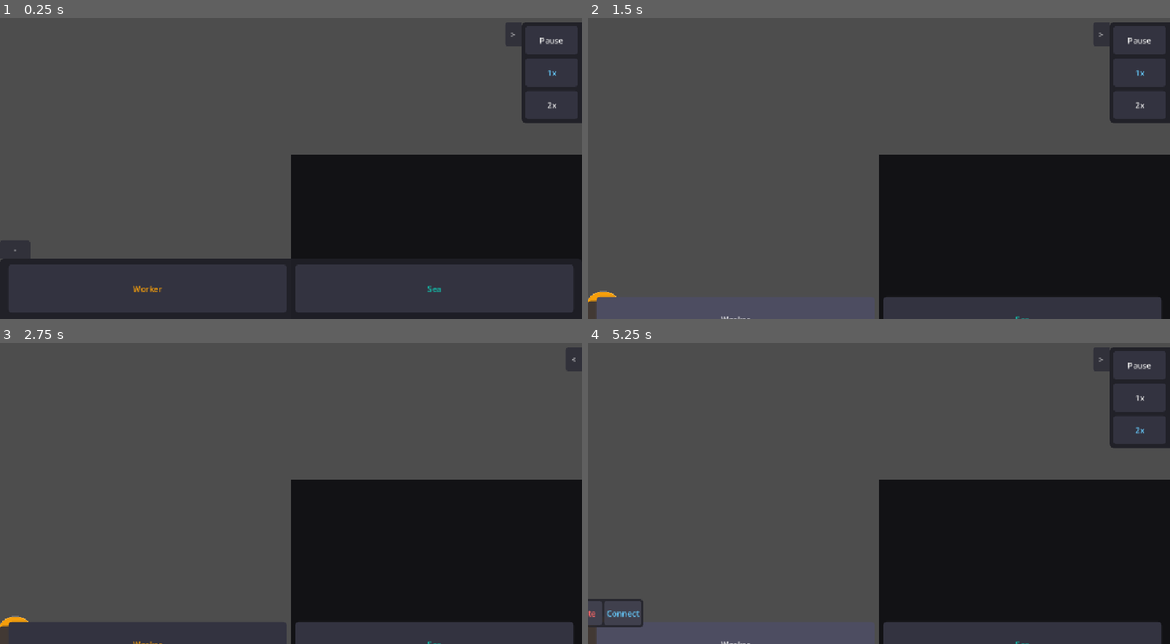
Above: before the commit, frames 1-4 (two rows, left to right).
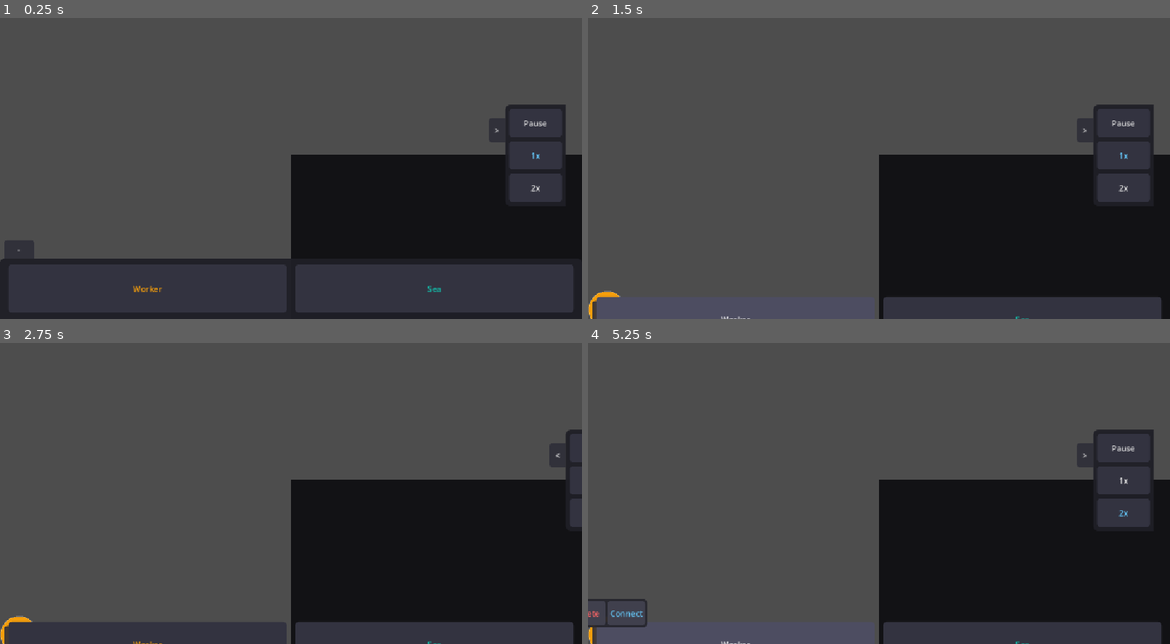
Above: after the commit, the same moments.

Repository: grigorysolomatov/hermes-graph-game-godot
Game: Godot game, scene res://root.tscn
Same seed, same stepped clock (60 frames per second), same inputs: the game is played once before the commit and once after it.
Inputs:
- Up to frame 1 (0.25 s): no input
- Up to frame 2 (1.5 s): click "-" at 0.5 s; click "+" at 1.25 s
- Up to frame 3 (2.75 s): click ">" at 2 s
- Up to frame 4 (5.25 s): click "<" at 2.75 s; click "1x" at 3.5 s; click "2x" at 4.25 s; click "+" at 5 s

The runs differ from the first frame. In frame 1, 6.1% of the frame differs, in the area x 0-100%, y 1-80%; in frame 2, 6.1%; in frame 3, 1.3%; in frame 4, 6.3%, in the area x 0-100%, y 1-100%.

Commit message:
fix: panel layout alignment

Diff:
--- a/graph-game/scenes/NodeMenu.tscn
+++ b/graph-game/scenes/NodeMenu.tscn
@@ -31,13 +31,13 @@
 anchor_top = 1.0
 anchor_right = 1.0
 anchor_bottom = 1.0
-offset_top = -156.0
+offset_top = -120.0
 offset_bottom = 0.0
 script = ExtResource("1_nodemenu")
 
 [node name="ToggleBtn" type="Button" parent="."]
 layout_mode = 0
-position = Vector2(0, 0)
+position = Vector2(8, -36)
 size = Vector2(60, 36)
 theme_override_styles/normal = SubResource("StyleBoxFlat_toggle")
 theme_override_styles/hover = SubResource("StyleBoxFlat_toggle")
@@ -51,7 +51,7 @@
 anchor_top = 0.0
 anchor_right = 1.0
 anchor_bottom = 1.0
-offset_top = 36.0
+offset_top = 0.0
 theme_override_styles/panel = SubResource("StyleBoxFlat_panel")
 
 [node name="HBox" type="HBoxContainer" parent="Panel"]
--- a/graph-game/scenes/TimeControls.tscn
+++ b/graph-game/scenes/TimeControls.tscn
@@ -28,18 +28,18 @@
 
 [node name="TimeControls" type="Control"]
 anchor_left = 1.0
-anchor_top = 0.0
+anchor_top = 0.5
 anchor_right = 1.0
-anchor_bottom = 0.0
+anchor_bottom = 0.5
 offset_left = -152.0
-offset_top = 60.0
+offset_top = -100.0
 offset_right = 0.0
-offset_bottom = 260.0
+offset_bottom = 100.0
 script = ExtResource("1_timectrl")
 
 [node name="ToggleBtn" type="Button" parent="."]
 layout_mode = 0
-position = Vector2(0, 0)
+position = Vector2(-32, 26)
 size = Vector2(32, 48)
 theme_override_styles/normal = SubResource("StyleBoxFlat_toggle")
 theme_override_styles/hover = SubResource("StyleBoxFlat_toggle")
@@ -49,7 +49,7 @@
 
 [node name="Panel" type="Panel" parent="."]
 layout_mode = 0
-position = Vector2(32, 0)
+position = Vector2(0, 0)
 size = Vector2(120, 200)
 theme_override_styles/panel = SubResource("StyleBoxFlat_panel")
 
--- a/graph-game/scripts/node_menu.gd
+++ b/graph-game/scripts/node_menu.gd
@@ -3,8 +3,8 @@
 
 signal spawn_node_requested(type: GameState.NodeType, world_pos: Vector2)
 
-const EXPANDED_OFFSET: float = -156.0
-const COLLAPSED_OFFSET: float = -36.0
+const EXPANDED_OFFSET: float = -120.0
+const COLLAPSED_OFFSET: float = 0.0
 
 var _collapsed: bool = false
 var _tween: Tween
